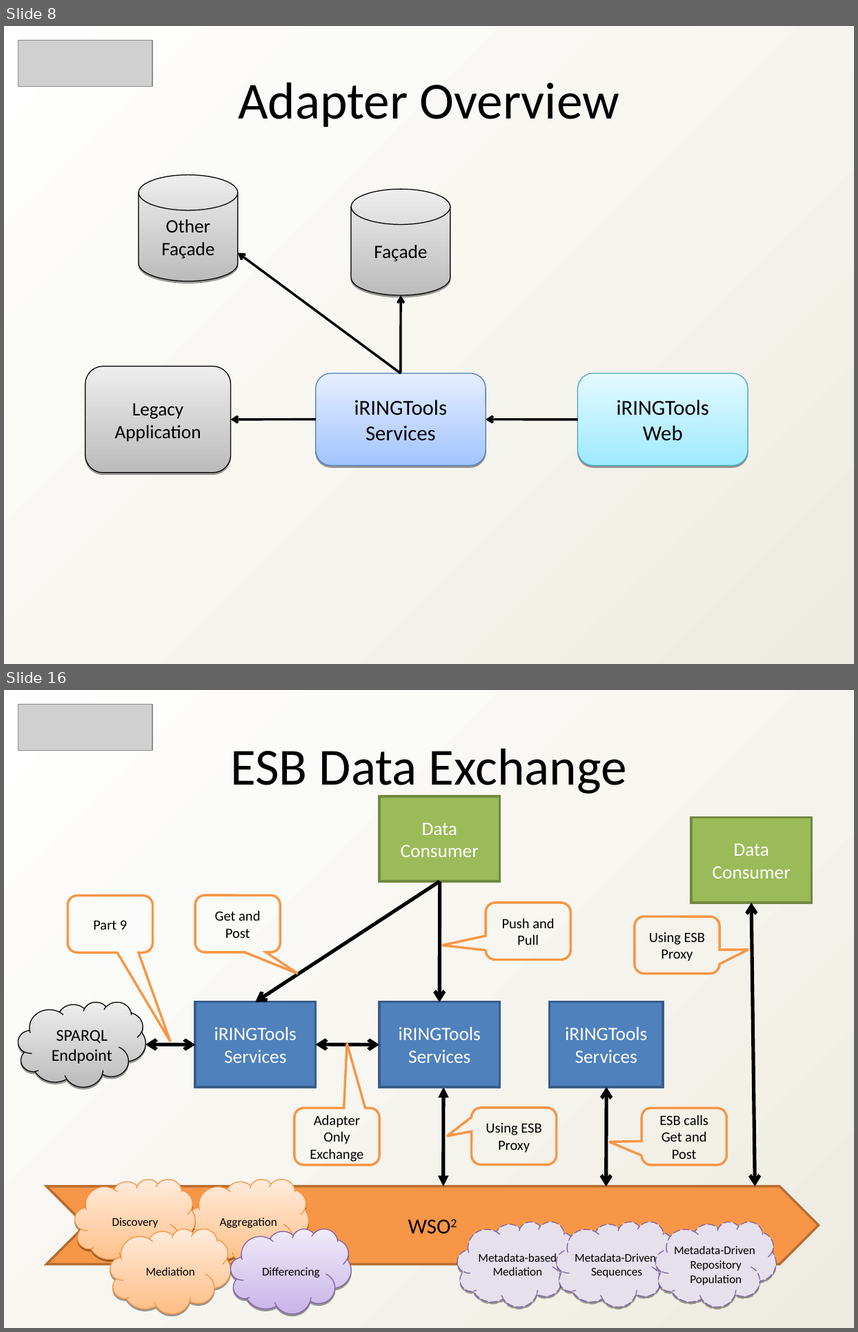
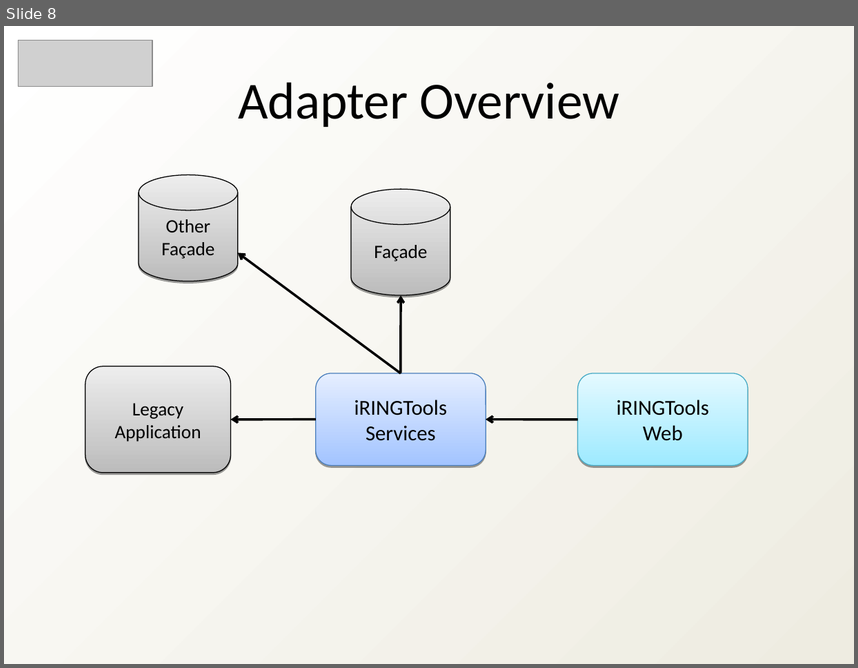
Before and after one commit to heyena/iring-tools, a slide deck: branches/2.0.x/Documentation/iRINGTools_Overview_v2.0.0.ppt. Shown one above the other, each under a label of ours: slides 8 and 16 before the commit, slide 8 after it; the slides between them are not shown. The pictures are 858x1332 and 858x668 pixels, drawn with LibreOffice and Linux fonts; fonts in the diff are those of the drawing; grey boxes stand for pictures. Boxes give left, top, right and bottom in pixels: in the first picture for what was removed or moved away, otherwise in the second. Text is boxed around its words. In the diff, an @@ line names an element or a change of style, - is before the commit and + after.

```diff
--- a/branches/2.0.x/Documentation/iRINGTools_Overview_v2.0.0.ppt
+++ b/branches/2.0.x/Documentation/iRINGTools_Overview_v2.0.0.ppt
@@ slide 16 removed at (4,690,854,1328), background gradient #FFFFFF to #EEECE1 @@
@@ picture removed at (18,704,153,750) @@
@@ text removed at (230,748,627,797) @@
-ESB Data Exchange
@@ group removed at (18,796,571,1164): 4 rounded speech boxes, 3 rectangles, 2 arrows, 2 double arrows, 1 freeform shape @@
-iRINGTools
-Services
-iRINGTools
-Services
-Data Consumer
-Push and Pull
-Get and Post
-Adapter Only Exchange
-SPARQL
-Endpoint
-Part 9
@@ group removed at (444,818,813,1186): 3 double arrows, 3 rounded speech boxes, 2 rectangles @@
-iRINGTools
-Services
-Data Consumer
-Using ESB Proxy
-ESB calls Get and Post
-Using ESB Proxy
@@ freeform shape removed at (47,1185,818,1264) @@
-WSO2
@@ freeform shape removed at (74,1179,195,1264) @@
-Discovery
@@ freeform shape removed at (188,1179,309,1264) @@
-Aggregation
@@ freeform shape removed at (457,1221,578,1306) @@
-Metadata-based Mediation
@@ freeform shape removed at (557,1221,677,1306) @@
-Metadata-Driven Sequences
@@ freeform shape removed at (656,1221,777,1306) @@
-Metadata-Driven Repository Population
@@ freeform shape removed at (110,1228,231,1313) @@
-Mediation
@@ freeform shape removed at (231,1228,352,1313) @@
-Differencing
```
Also in this commit, not shown: 11 slides changed, 4 slides added, 3 other slides removed, 2 other files.
